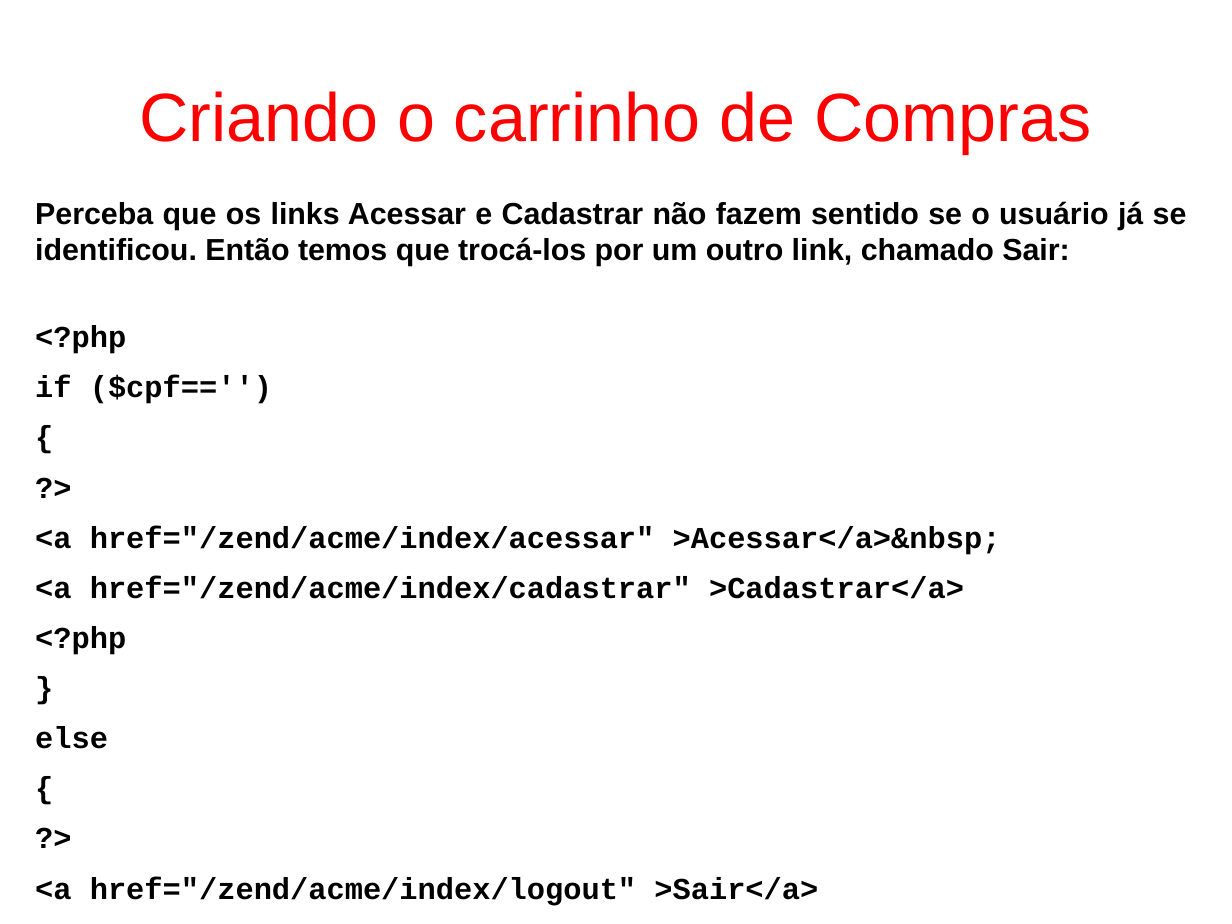
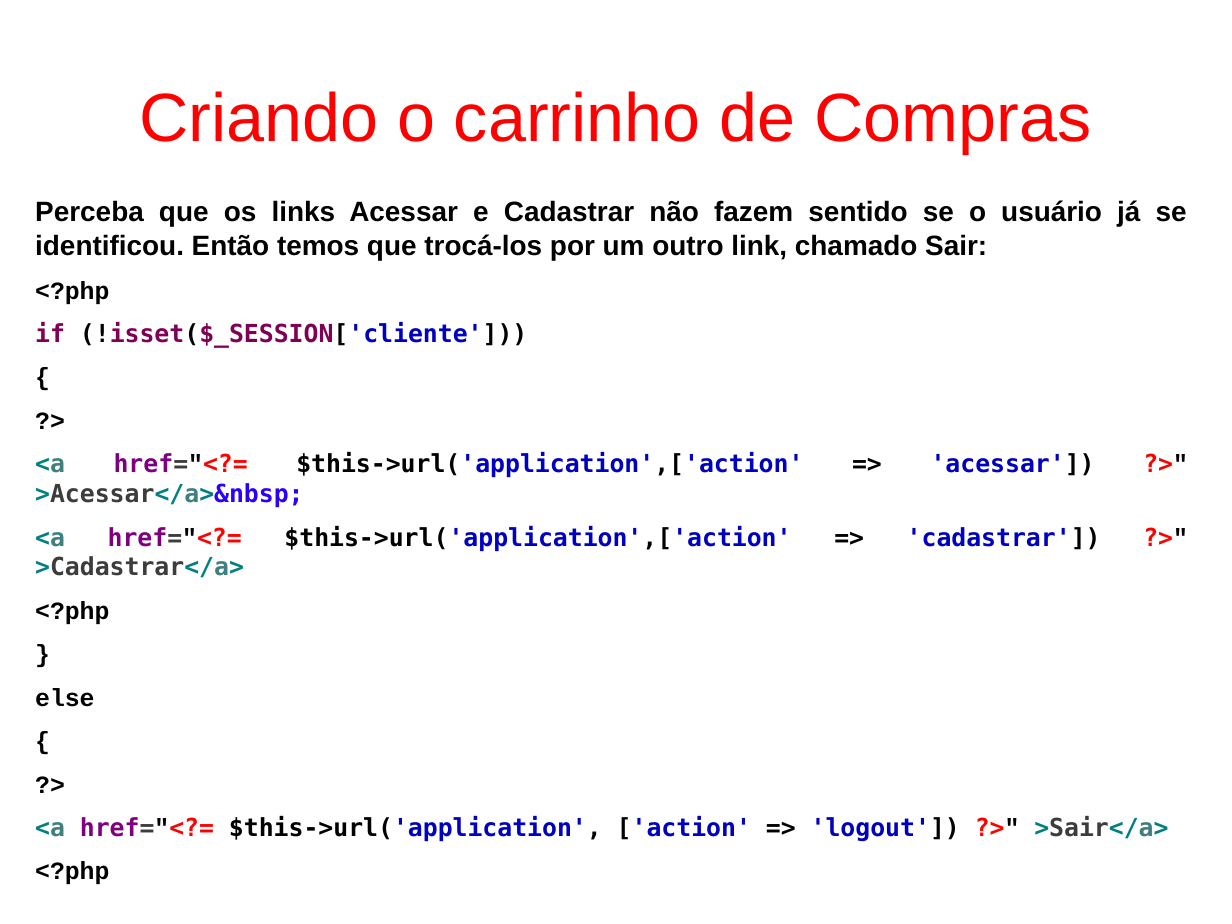
Before and after one commit to fgsl/lojasacme, a slide deck: slide 111 of docs/tutorial.odp (slide 115 before the commit). Drawn at 1232x924 pixels with LibreOffice and Linux fonts; fonts in the diff are those of the drawing. Boxes give left, top, right and bottom in pixels: in the first picture for what was removed or moved away, otherwise in the second. Text is boxed around its words. In the diff, an @@ line names an element or a change of style, - is before the commit and + after.

Commit message:
Implementar o método acessar da classe IndexController #55

```diff
--- a/docs/tutorial.odp
+++ b/docs/tutorial.odp
@@ text at [35,200,1187,884]: paragraphs removed @@
-}
-?>
@@ text at [35,200,1187,884]: size 19.6 to 18 pt in "Perceba que os links Acessar e Cadastrar ..."; size 19.6 to 16 pt in "<?php", "{", "?>", "<?php" and 5 more places @@
@@ text at [35,322,527,348]: text changed; size 19.6 to 16 pt; font Courier New to DejaVu Sans Mono; text colour #000000 to #7F0055 @@
-if ($cpf=='')
+if (!isset($_SESSION['cliente']))
@@ text at [35,452,1101,552]: text changed; size 19.6 to 16 pt; font Courier New to DejaVu Sans Mono; text colour #000000 to #0000C0 @@
-<a href="/zend/acme/index/acessar" >Acessar</a>&nbsp;
-<a href="/zend/acme/index/cadastrar" >Cadastrar</a>
+<a href="<?= $this->url('application',['action' => 'acessar']) ?>" >Acessar</a>&nbsp;
+<a href="<?= $this->url('application',['action' => 'cadastrar']) ?>" >Cadastrar</a>
@@ text at [35,815,1168,842]: text changed; size 19.6 to 16 pt; font Courier New to DejaVu Sans Mono; text colour #000000 to #0000C0 @@
-<a href="/zend/acme/index/logout" >Sair</a>
+<a href="<?= $this->url('application', ['action' => 'logout']) ?>" >Sair</a>
```
Also in this commit, not shown: 24 other slides changed, 2 slides added, 7 slides removed, 5 other files.
